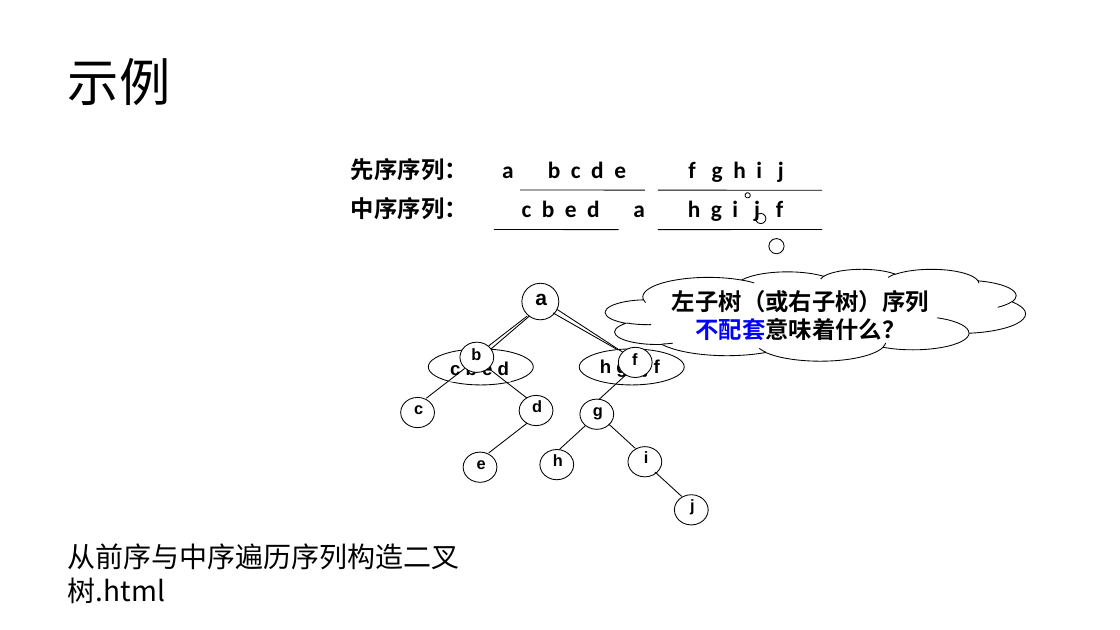
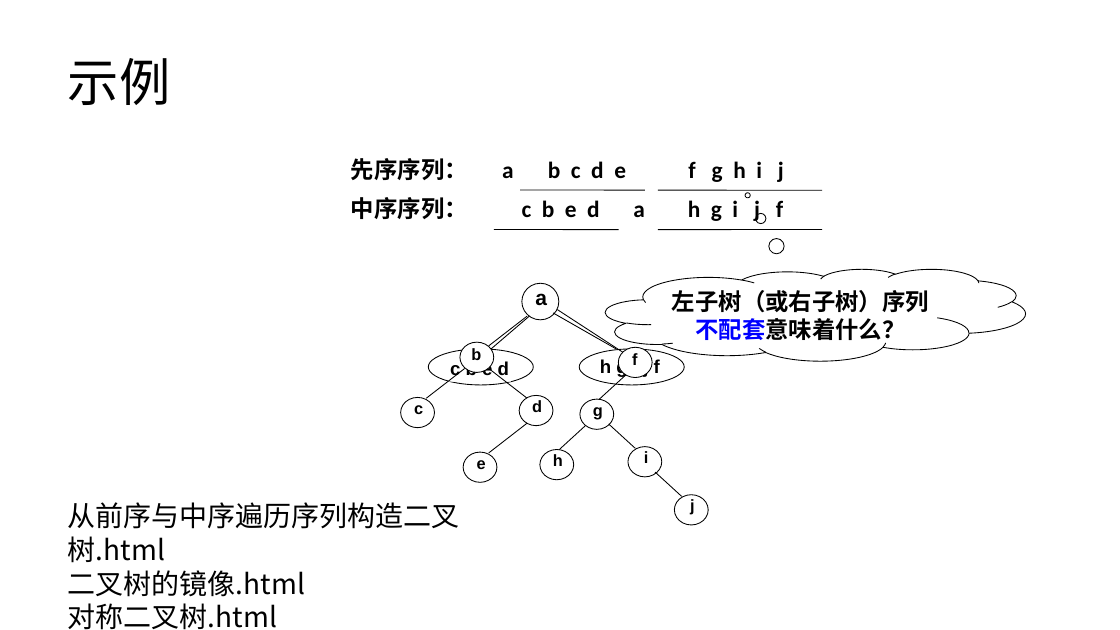
Before and after one commit to lezhang-thu/data-structure, a slide deck: slide 21 of 2022秋季-数据结构-第4章-树a.pptx. Drawn at 1120x630 pixels with LibreOffice and Linux fonts; fonts in the diff are those of the drawing. Boxes give left, top, right and bottom in pixels: in the first picture for what was removed or moved away, otherwise in the second. Text is boxed around its words. In the diff, an @@ line names an element or a change of style, - is before the commit and + after.

```diff
--- a/2022秋季-数据结构-第4章-树a.pptx
+++ b/2022秋季-数据结构-第4章-树a.pptx
@@ text "从前序与中序遍历序列构造二叉树.html": place and size @@
-text "从前序与中序遍历序列构造二叉树.html" at box(68, 543, 460, 604)
+text "从前序与中序遍历序列构造二叉树.html" at box(68, 502, 460, 630)
@@ text at box(68, 570, 305, 630): paragraphs added @@
+二叉树的镜像.html
+对称二叉树.html
```
Also in this commit, not shown: 3 other files.
